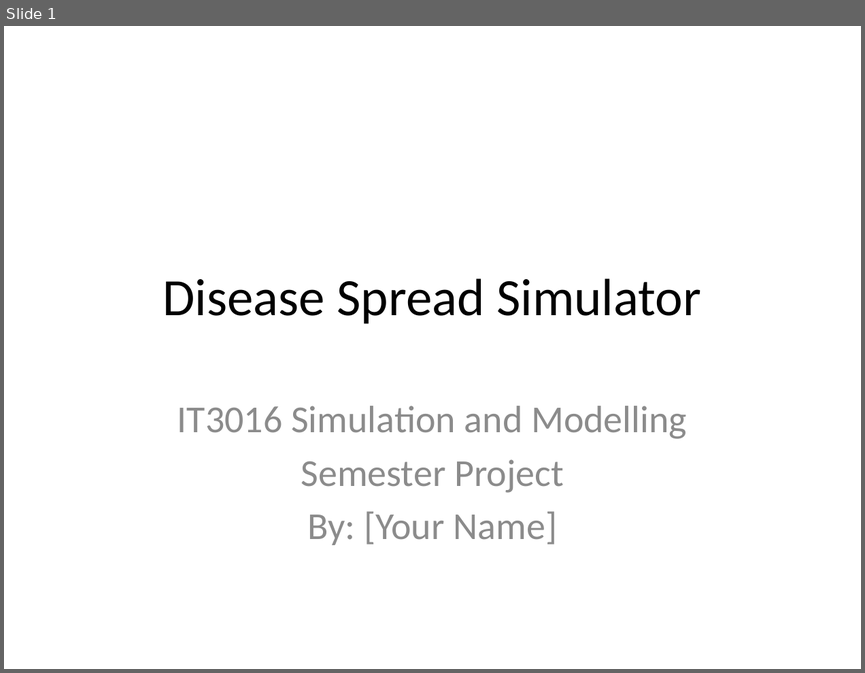
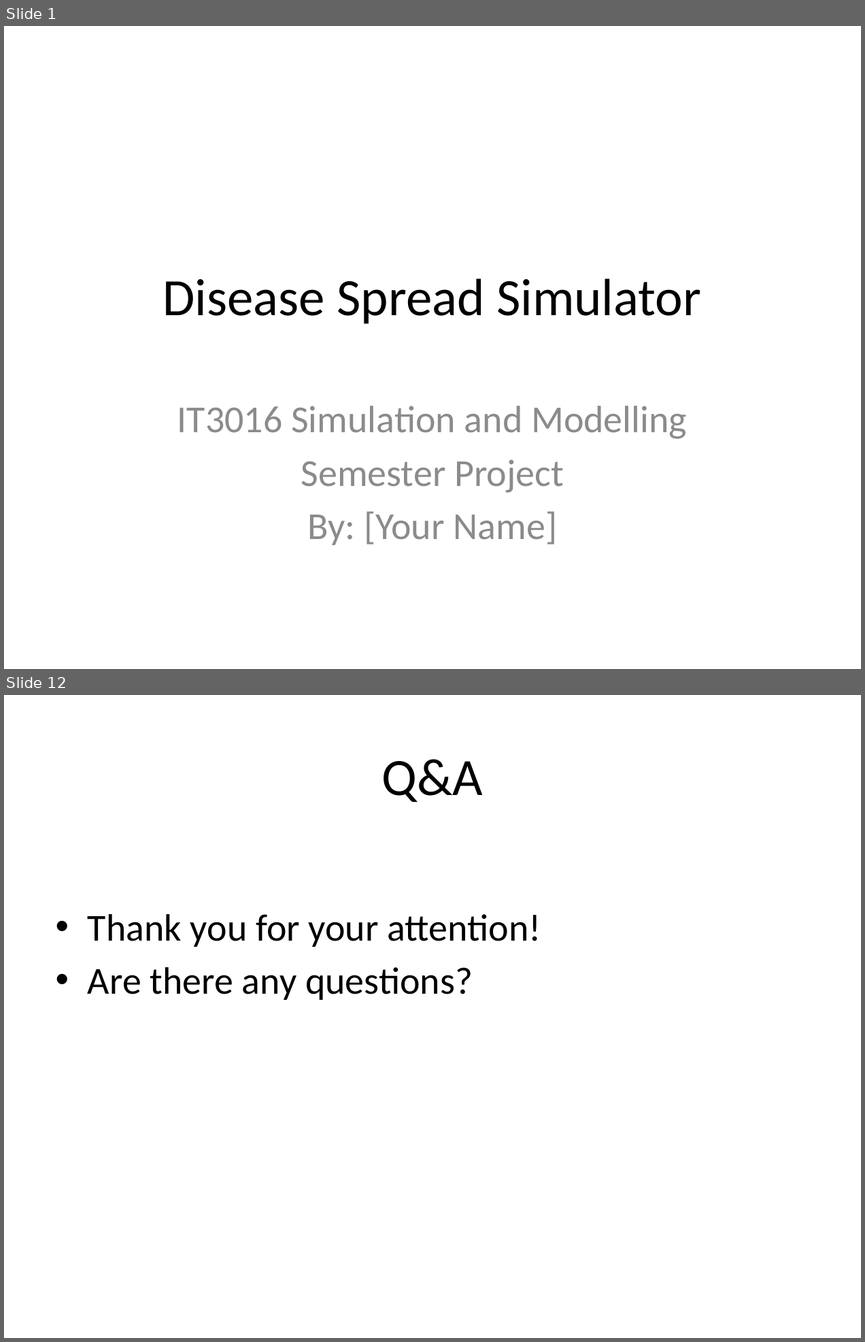
Before and after one commit to Huzyefahwasim/Disease-spread-, a slide deck: docs/Presentation_Slides.pptx. Shown one above the other, each under a label of ours: slide 1 before the commit, slides 1 and 12 after it; the slides between them are not shown. The pictures are 865x673 and 865x1342 pixels, drawn with LibreOffice and Linux fonts; fonts in the diff are those of the drawing. Boxes give left, top, right and bottom in pixels: in the first picture for what was removed or moved away, otherwise in the second. Text is boxed around its words. In the diff, an @@ line names an element or a change of style, - is before the commit and + after.

```diff
--- a/docs/Presentation_Slides.pptx
+++ b/docs/Presentation_Slides.pptx
@@ slide 12 added at (x1=4, y1=695, x2=861, y2=1338), background #FFFFFF @@
@@ title added at (x1=381, y1=759, x2=483, y2=802), 44 pt, text #000000 @@
+Q&A
@@ text added at (x1=88, y1=914, x2=541, y2=1000), 32 pt, text #000000 @@
+• Thank you for your attention!
+• Are there any questions?
```
Also in this commit, not shown: 5 slides changed, 5 other slides added, 1 slide removed.
